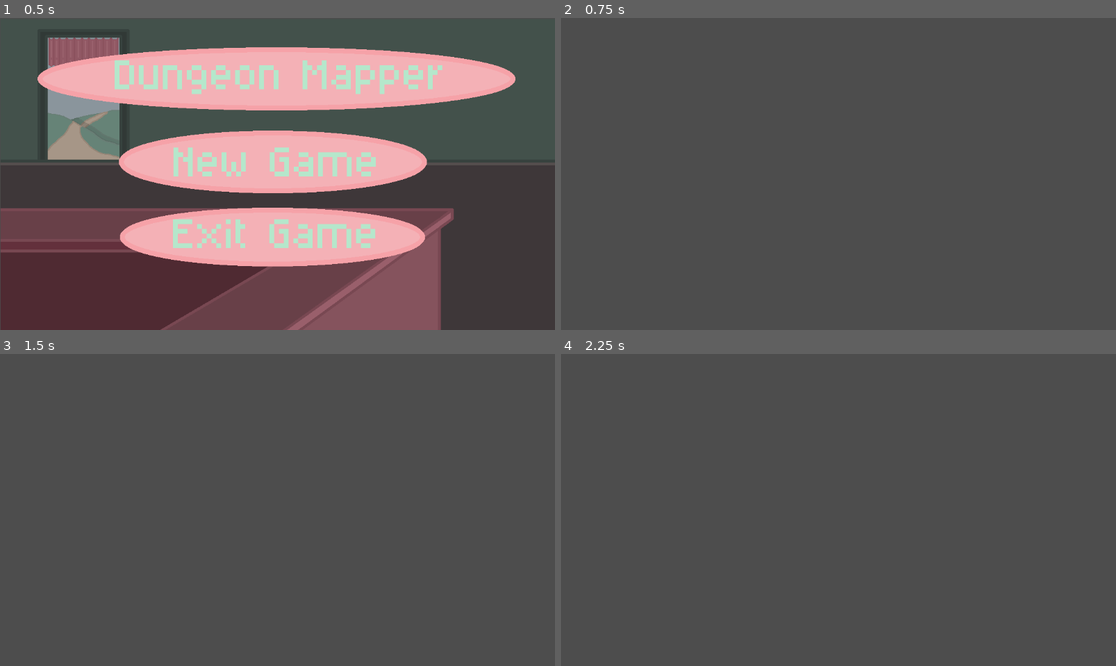
Above: before the commit, frames 1-4 (two rows, left to right).
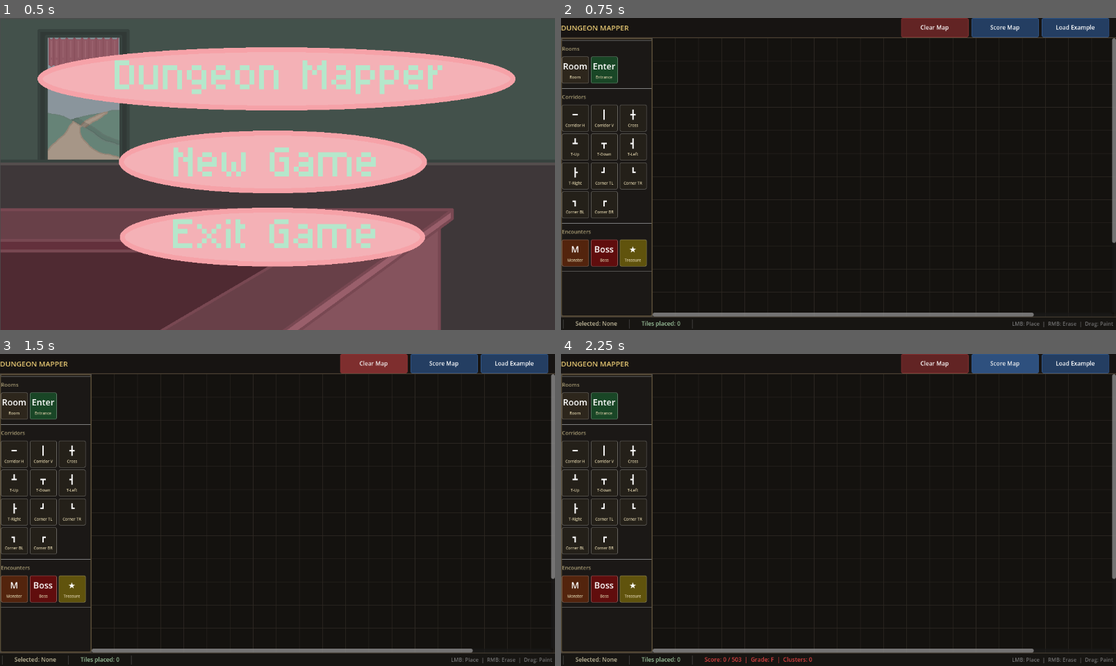
Above: after the commit, the same moments.

Repository: NathanPerezR/Game-Programming-Project
Game: Godot game, scene res://main_menu.tscn
The game is run twice, just before and just after one commit, with the same random seed, the same clock (stepped at 60 frames per second) and the same inputs.
Inputs (mouse positions are in pixels of both pictures, inside the frame that each line leads up to):
- Up to frame 1 (0.5 s): no input
- Up to frame 2 (0.75 s): click (832, 161) at 0.5 s
- Up to frame 3 (1.5 s): click (371, 363) at 1.25 s, where only the run after the commit has a clickable "Clear Map"
- Up to frame 4 (2.25 s): click (1005, 363) at 2 s, where only the run after the commit has a clickable "Score Map"

Frame 1 is identical in both runs. In frame 2, 99% of the frame differs, in the area x 0-100%, y 0-100%; in frame 3, 99%; in frame 4, 99%.
Error before the commit: Parse Error: Expected indented block after function declaration. (res://scripts/Main.gd:210)

Commit message:
commented out my changes to make sure i'm not breaking anything

Diff:
--- a/scripts/Main.gd
+++ b/scripts/Main.gd
@@ -153,9 +153,9 @@
 	score_btn.pressed.connect(_on_score_pressed)
 	hbox.add_child(score_btn)
 
-	var return_btn = _make_toolbar_button("Return", Color(0.20, 0.35, 0.55))
-	score_btn.pressed.connect(_on_return_pressed)
-	hbox.add_child(score_btn)
+	#var return_btn = _make_toolbar_button("Return", Color(0.20, 0.35, 0.55))
+	#score_btn.pressed.connect(_on_return_pressed)
+	#hbox.add_child(score_btn)
 
 	var demo_btn = _make_toolbar_button("Load Example", Color(0.20, 0.35, 0.55))
 	demo_btn.pressed.connect(_on_demo_pressed)
@@ -207,7 +207,7 @@
 	result.print_summary()
 	status_bar.show_score(result)
 
-func _on_return_pressed() -> void:
+#func _on_return_pressed() -> void:
 
 
 func _build_player_map() -> Dictionary:
